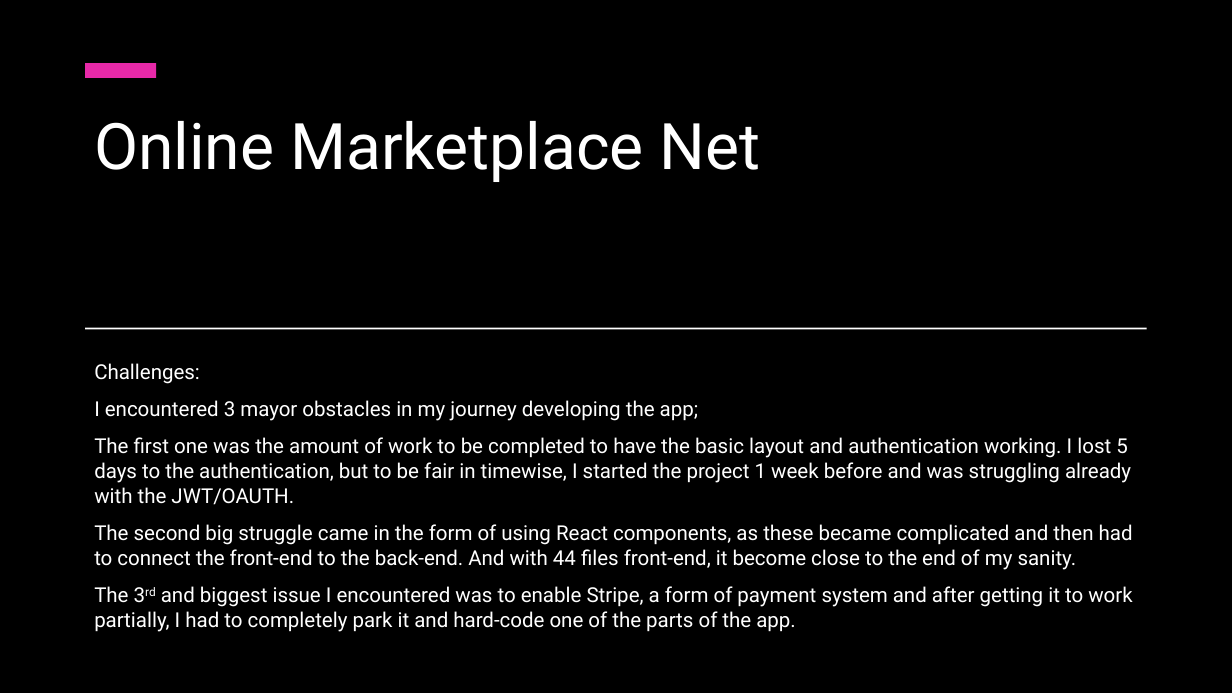
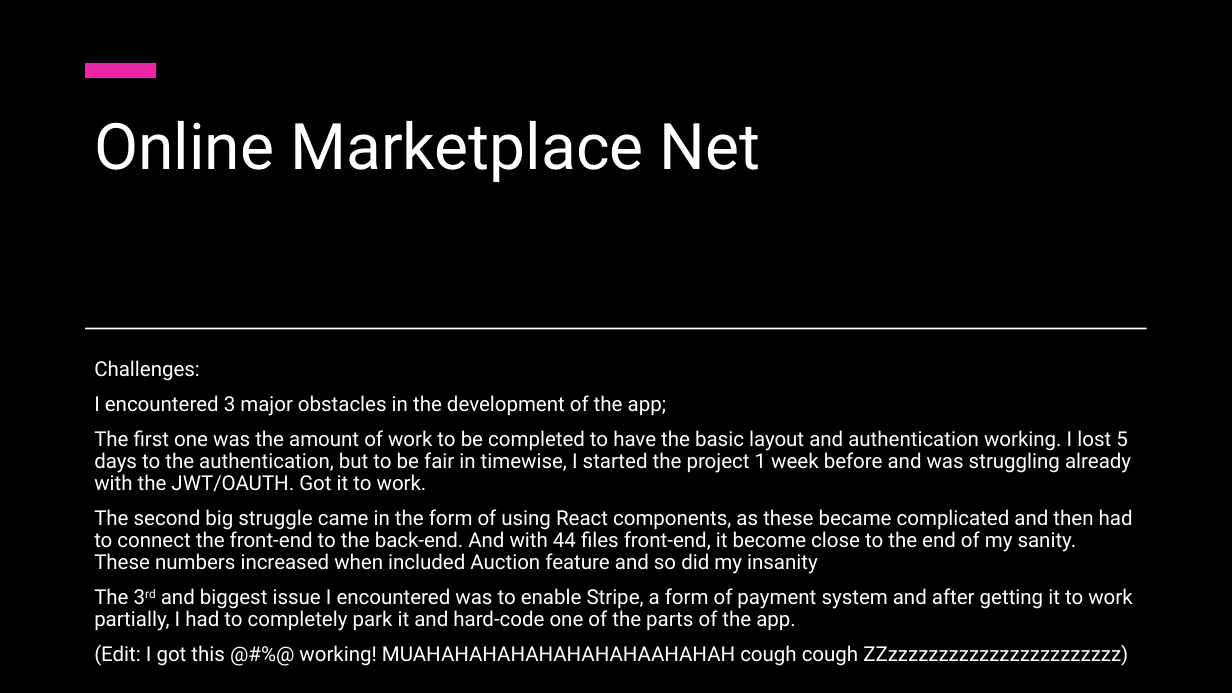
Before and after one commit to johnnyboysydney/Online_Marketplace_Net, a slide deck: slide 6 of Assets/Online Marketplace Net.pptx (slide 5 before the commit). Drawn at 1232x693 pixels with LibreOffice and Linux fonts; fonts in the diff are those of the drawing; background and template pictures are left out. Boxes give left, top, right and bottom in pixels: in the first picture for what was removed or moved away, otherwise in the second. Text is boxed around its words. In the diff, an @@ line names an element or a change of style, - is before the commit and + after.

```diff
--- a/Assets/Online Marketplace Net.pptx
+++ b/Assets/Online Marketplace Net.pptx
@@ text at (94,360,1132,631): line spacing 1 to 0.9 @@
@@ text at (94,395,1133,574): text changed @@
-I encountered 3 mayor obstacles in my journey developing the app;
-The first one was the amount of work to be completed to have the basic layout and authentication working. I lost 5 days to the authentication, but to be fair in timewise, I started the project 1 week before and was struggling already with the JWT/OAUTH.
-The second big struggle came in the form of using React components, as these became complicated and then had to connect the front-end to the back-end. And with 44 files front-end, it become close to the end of my sanity.
+I encountered 3 major obstacles in the development of the app;
+The first one was the amount of work to be completed to have the basic layout and authentication working. I lost 5 days to the authentication, but to be fair in timewise, I started the project 1 week before and was struggling already with the JWT/OAUTH. Got it to work.
+The second big struggle came in the form of using React components, as these became complicated and then had to connect the front-end to the back-end. And with 44 files front-end, it become close to the end of my sanity. These numbers increased when included Auction feature and so did my insanity
@@ text at (94,644,1128,666): paragraph added @@
+(Edit: I got this @#%@ working! MUAHAHAHAHAHAHAHAHAAHAHAH cough cough ZZzzzzzzzzzzzzzzzzzzzzzzz)
```
Also in this commit, not shown: 7 other slides changed, 3 slides added, 1 other file.
